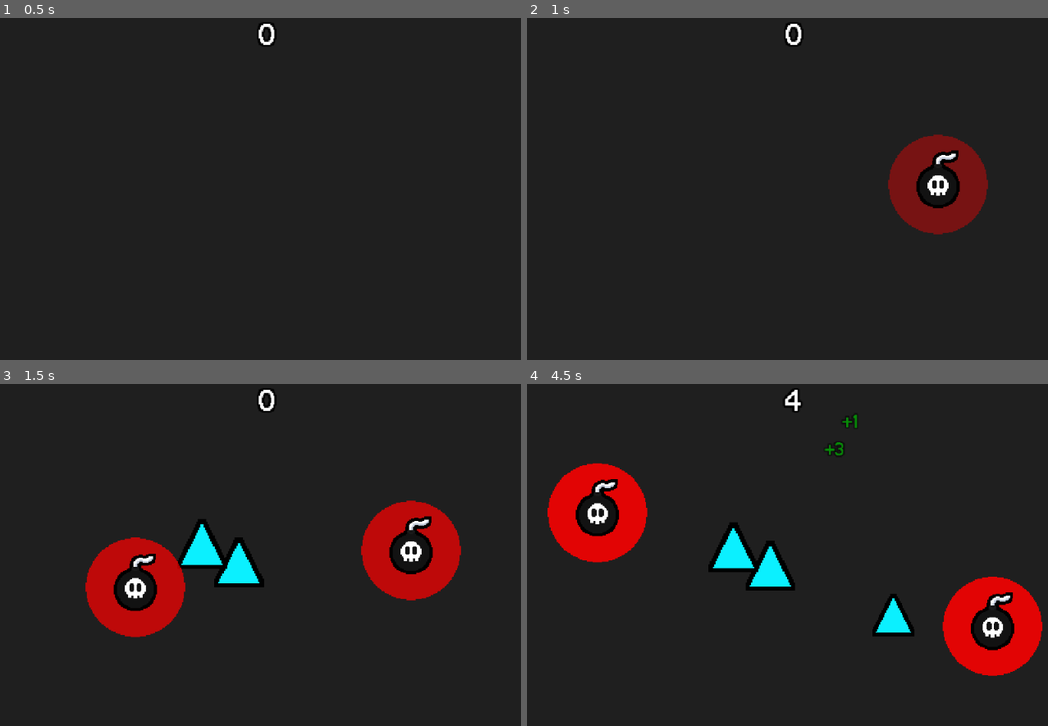
Above: before the commit, frames 1-4 (two rows, left to right).
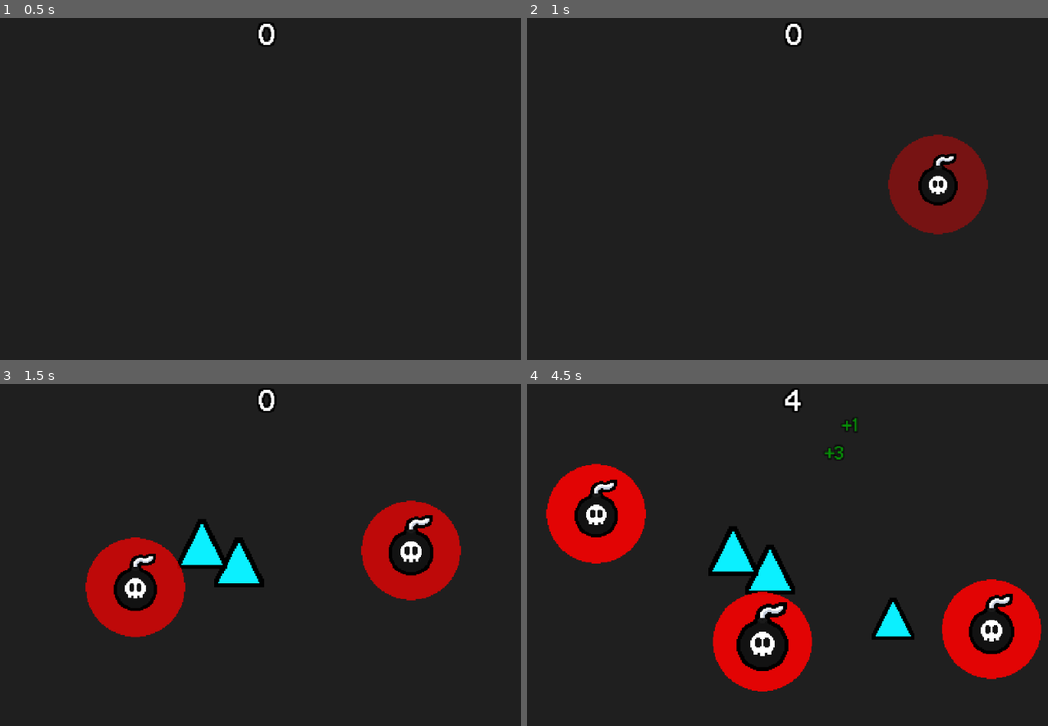
Above: after the commit, the same moments.

Repository: SpicyTime/BlastForge
Game: Godot game, scene res://main/main.tscn
Two runs of this game, one before a commit and one after it. Both use one fixed random seed, a clock stepped at 60 frames per second and the inputs below. The engine's default icon, where the game draws it, is replaced by a stand-in: a white triangle on a blue panel in a dark square.
Inputs (mouse positions are in pixels of both pictures, inside the frame that each line leads up to):
- Up to frame 1 (0.5 s): no input
- Up to frame 2 (1 s): tap Enter at 0.5 s; move the mouse to (938, 185) at 0.52 s; click (938, 185) at 0.6 s
- Up to frame 3 (1.5 s): move the mouse to (135, 585) at 1.27 s; click (135, 585) at 1.35 s
- Up to frame 4 (4.5 s): move the mouse to (860, 486) at 2.02 s; click (860, 486) at 2.1 s; move the mouse to (761, 643) at 2.77 s; click (761, 643) at 2.85 s; move the mouse to (990, 623) at 3.52 s; click (990, 623) at 3.6 s; move the mouse to (594, 513) at 4.27 s; click (594, 513) at 4.35 s

Frame 1 is identical in both runs. In frame 2, 0.4% of the frame differs, in the area x 74-84%, y 38-56%; in frame 3, 0.2%; in frame 4, 6.4%, in the area x 3-99%, y 8-90%.

Commit message:
Scaled the bomb before it explodes and made it pulse when it is placed

Diff:
--- a/breakables/breakable.gd
+++ b/breakables/breakable.gd
@@ -4,7 +4,6 @@
 @onready var hurtbox_collider: CollisionShape2D = $Hurtbox/HurtboxCollider
 @onready var detector_collider: CollisionShape2D = $ExplosionDetector/DetectorCollider
 @onready var health: Health = $Health
-@onready var shake_component: ShakeComponent = $ShakeComponent
 
 var shape_component: ShapeComponent = null
 var base_modulate: Color = modulate
--- a/explosives/explosive.gd
+++ b/explosives/explosive.gd
@@ -4,6 +4,8 @@
 @export var detonation_time: float = 1.5
 var phase_time: float = 0.0
 var red_material: ShaderMaterial = preload("res://explosives/materials/red_circle_material.tres")
+var is_up_pulse: bool = false
+var pulse_time: float = 0.46
 @onready var explosive_area_shader_box: Sprite2D = $ExplosiveAreaShaderBox
 @onready var explosive_sprite: Sprite2D = $ExplosiveSprite
 @onready var detonation_timer: Timer = $DetonationTimer
@@ -26,16 +28,9 @@
 	if not keep_detection_active:
 		explosion_detection_area.monitorable = false
 		explosion_detection_area.monitoring = false
-
-
-func _on_detonation_timer_timeout() -> void:
-	# TO DO: Handle all explosion effects, particles, sounds, etc...
-	hitbox_collider.disabled = false
-	# A short delay to allow for collision detection with the other areas
-	await get_tree().process_frame
-	await get_tree().process_frame
-	call_deferred("queue_free")
-	SignalManager.explosive_detonated.emit()
+	var pulse_scale_tween: Tween = get_tree().create_tween().set_trans(Tween.TRANS_EXPO)
+	pulse_scale_tween.tween_property(explosive_sprite, "scale", Vector2(0.9, 0.9), pulse_time)
+	pulse_scale_tween.finished.connect(_on_pulse_tween_finished)
 
 
 func spawn_floating_text(text: String, text_position: Vector2, text_color: Color, visible_time: float):
@@ -48,3 +43,27 @@
 	add_child(floating_text)
 	await get_tree().create_timer(visible_time).timeout
 	floating_text.queue_free()
+
+
+func _on_detonation_timer_timeout() -> void:
+	# TO DO: Handle all explosion effects, particles, sounds, etc...
+	hitbox_collider.disabled = false
+	var final_scale: Vector2 = Vector2(1.35, 1.35)
+	var scale_up_explosion_tween: Tween = get_tree().create_tween().set_trans(Tween.TRANS_LINEAR)
+	scale_up_explosion_tween.tween_property(explosive_sprite, "scale", final_scale, 0.11)
+	await scale_up_explosion_tween.finished
+	call_deferred("queue_free")
+	SignalManager.explosive_detonated.emit()
+
+
+func _on_pulse_tween_finished() -> void:
+	var pulse_scale: Vector2 = Vector2.ZERO
+	if is_up_pulse:
+		is_up_pulse = false
+		pulse_scale = Vector2(0.95, 0.95)
+	else:
+		is_up_pulse = true
+		pulse_scale = Vector2(1.05, 1.05)
+	var pulse_scale_tween: Tween = get_tree().create_tween().set_trans(Tween.TRANS_EXPO)
+	pulse_scale_tween.tween_property(explosive_sprite, "scale", pulse_scale, pulse_time)
+	pulse_scale_tween.finished.connect(_on_pulse_tween_finished)
--- a/game/world.tscn
+++ b/game/world.tscn
@@ -10,6 +10,7 @@
 
 [node name="Camera" type="Camera2D" parent="."]
 script = ExtResource("2_tvmmn")
+shake_intensity = 4
 
 [node name="ShakeComponent" type="Node" parent="Camera"]
 script = ExtResource("3_4xpgs")
